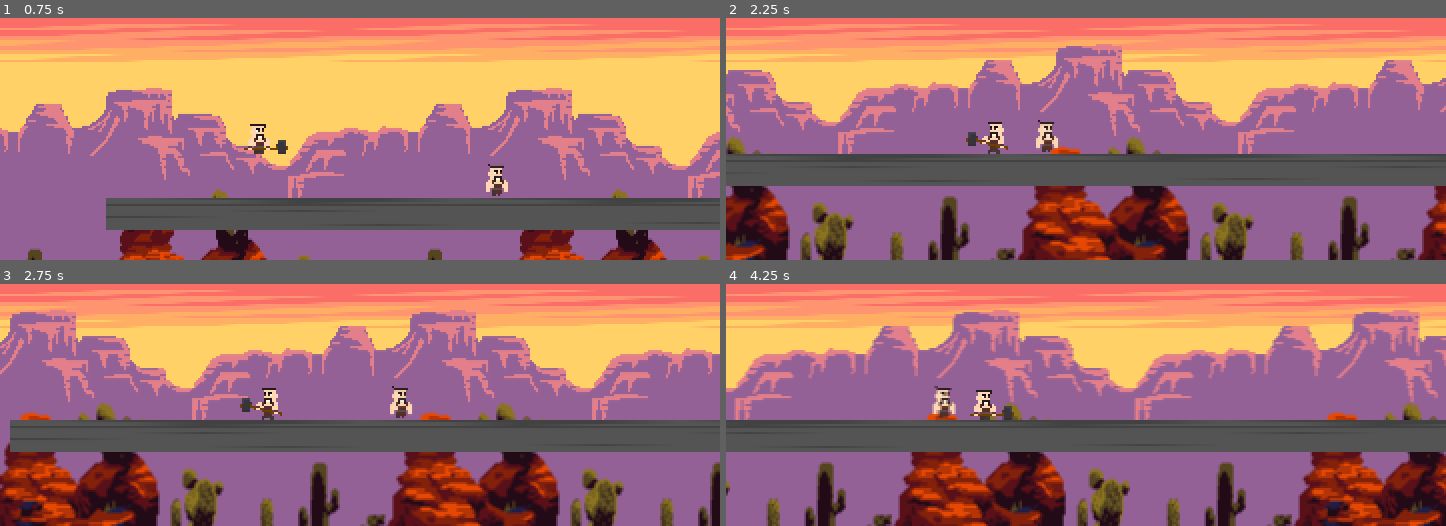
Above: before the commit, frames 1-4 (two rows, left to right).
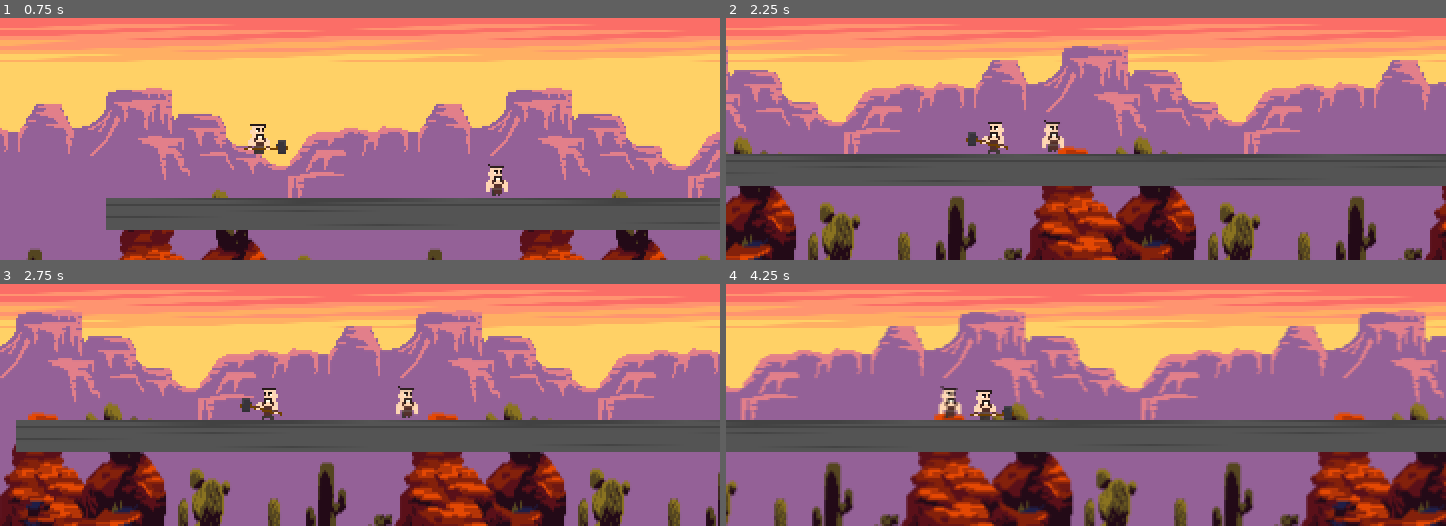
Above: after the commit, the same moments.

Repository: grapdega/deli-demir
Game: Godot game, scene res://sahneler/bolumler/test.tscn
The game is run twice, just before and just after one commit, with the same random seed, the same clock (stepped at 60 frames per second) and the same inputs.
Inputs:
- Up to frame 1 (0.75 s): tap Enter (ui_accept) at 0.5 s; hold Right (ui_right) from 0.53 s (still down)
- Up to frame 2 (2.25 s): tap Enter (ui_accept) at 0.77, 1.52 s; release Right (ui_right) at 2.03 s; hold Left (ui_left) from 2.03 s (still down)
- Up to frame 3 (2.75 s): keep holding Left (ui_left)
- Up to frame 4 (4.25 s): release Left (ui_left) at 2.78 s; hold Right (ui_right) from 2.78 s (still down); tap Enter (ui_accept) at 3.02, 3.77 s

Frame 1 is identical in both runs. In frame 2, 17% of the frame differs, in the area x 0-100%, y 10-100%; in frame 3, 19%; in frame 4, 20%.

Commit message:
ass destroyer feature: pussy hunter

Diff:
--- a/sahneler/oyuncu/oyuncu.gd
+++ b/sahneler/oyuncu/oyuncu.gd
@@ -42,8 +42,10 @@
 		if direction > 0:
 			$"sıprayt".flip_h = false
 			$"sıprayt".play("walk")
+			$areya.position.x = abs($areya.position.x) * 1
 		else:
 			$"sıprayt".flip_h = true
+			$areya.position.x = abs($areya.position.x) * -1
 			$"sıprayt".play_backwards("walk")
 	else:
 		$"sıprayt".play("idle")
--- a/sahneler/oyuncu/oyuncu.tscn
+++ b/sahneler/oyuncu/oyuncu.tscn
@@ -78,7 +78,7 @@
 height = 14.0
 
 [sub_resource type="CircleShape2D" id="CircleShape2D_6wtns"]
-radius = 5.09902
+radius = 7.0
 
 [node name="Oyuncu" type="CharacterBody2D"]
 script = ExtResource("1_xq5k3")
@@ -88,7 +88,6 @@
 animation = &"walk"
 
 [node name="kolaydır" type="CollisionShape2D" parent="."]
-position = Vector2(-3, 0)
 shape = SubResource("CapsuleShape2D_6wtns")
 
 [node name="kamera" type="Camera2D" parent="."]
@@ -98,5 +97,4 @@
 position = Vector2(11, 0)
 
 [node name="kolaydır_areya" type="CollisionShape2D" parent="areya"]
-position = Vector2(-2, 1)
 shape = SubResource("CircleShape2D_6wtns")
